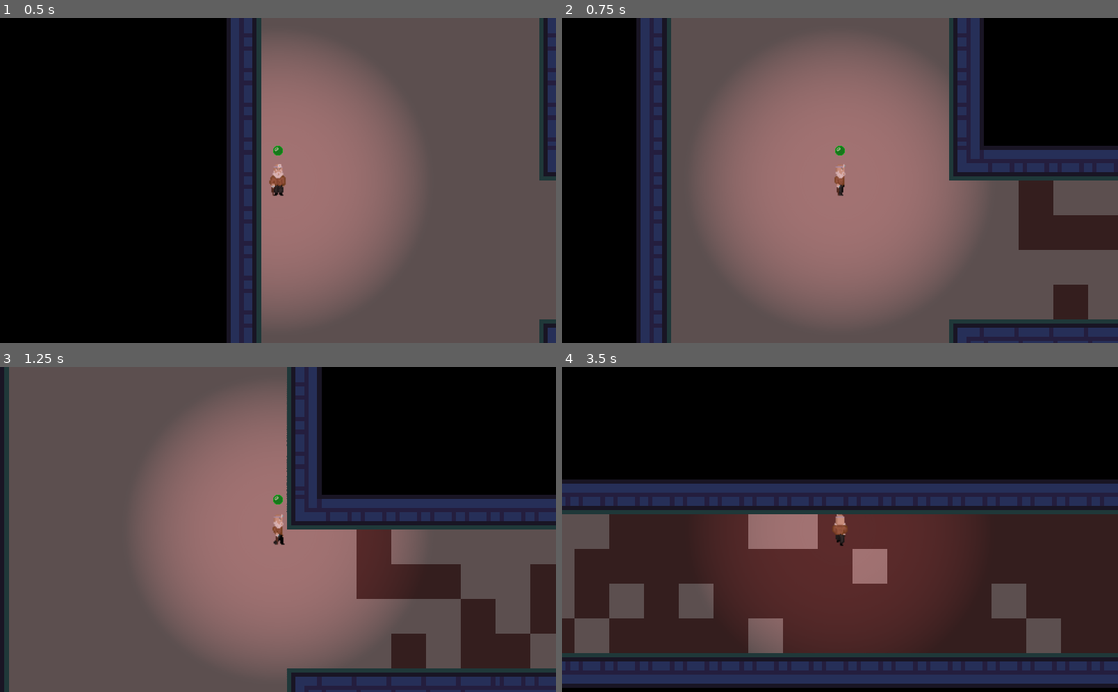
Above: before the commit, frames 1-4 (two rows, left to right).
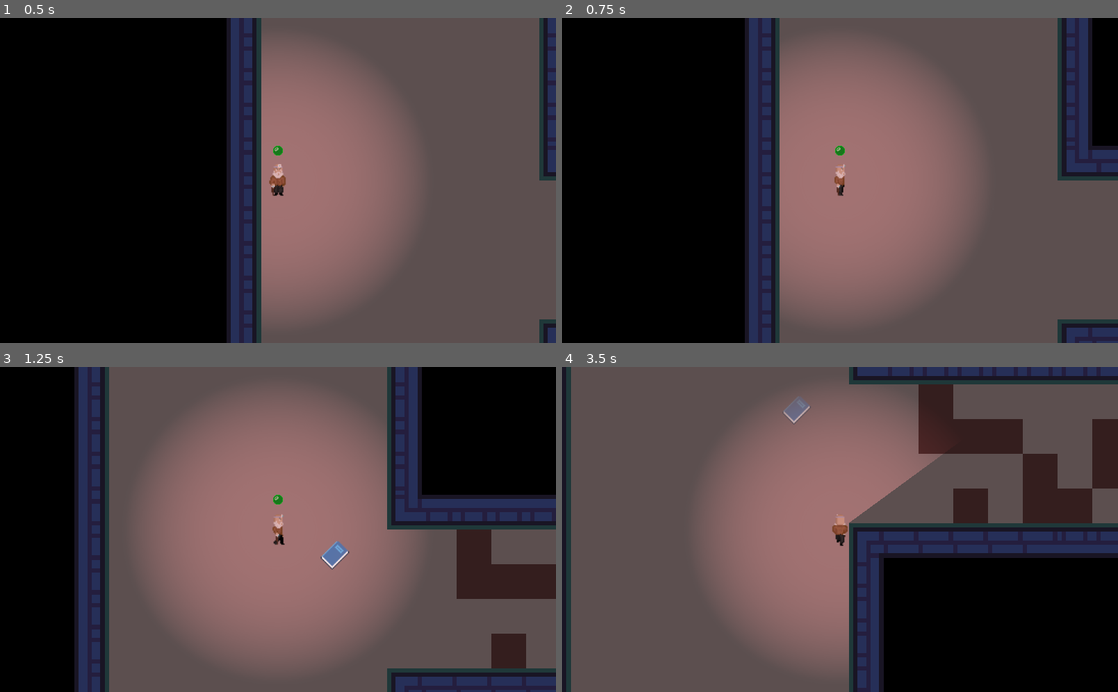
Above: after the commit, the same moments.

Repository: jamesw98/exploration_a
Game: Godot game, scene res://src/test_scene.tscn
The game is run twice, just before and just after one commit, with the same random seed, the same clock (stepped at 60 frames per second) and the same inputs.
Inputs:
- Up to frame 1 (0.5 s): no input
- Up to frame 2 (0.75 s): tap Enter at 0.5 s; hold D (move_right) from 0.53 s (still down); tap E (interact) at 0.6 s
- Up to frame 3 (1.25 s): keep holding D (move_right)
- Up to frame 4 (3.5 s): release D (move_right) at 1.28 s; hold S (move_down) 1.28-2.03 s; tap Shift (dash) at 1.35 s; tap E (interact) at 1.55, 2.1, 2.85 s; hold D (move_right) 2.03-2.78 s; hold W (move_up) from 2.78 s (still down)

Frame 1 is identical in both runs. In frame 2, 43% of the frame differs, in the area x 13-100%, y 0-100%; in frame 3, 41%; in frame 4, 94%, in the area x 0-100%, y 0-100%.

Commit message:
first journal entry opening and closing

Diff:
--- a/src/Player.tscn
+++ b/src/Player.tscn
@@ -1,236 +1,237 @@
-[gd_scene load_steps=44 format=2]
+[gd_scene load_steps=45 format=2]
 
 [ext_resource path="res://assets/player.png" type="Texture" id=1]
 [ext_resource path="res://assets/LightSprite.png" type="Texture" id=2]
 [ext_resource path="res://src/scripts/Player.gd" type="Script" id=3]
 [ext_resource path="res://assets/dash.png" type="Texture" id=4]
 [ext_resource path="res://assets/player/stage_one.png" type="Texture" id=5]
+[ext_resource path="res://assets/pages/j1.png" type="Texture" id=6]
 
 [sub_resource type="AtlasTexture" id=1]
 flags = 4
 atlas = ExtResource( 5 )
+region = Rect2( 0, 128, 32, 32 )
+
+[sub_resource type="AtlasTexture" id=2]
+flags = 4
+atlas = ExtResource( 5 )
+region = Rect2( 32, 128, 32, 32 )
+
+[sub_resource type="AtlasTexture" id=3]
+flags = 4
+atlas = ExtResource( 5 )
+region = Rect2( 64, 128, 32, 32 )
+
+[sub_resource type="AtlasTexture" id=4]
+flags = 4
+atlas = ExtResource( 5 )
+region = Rect2( 96, 128, 32, 32 )
+
+[sub_resource type="AtlasTexture" id=5]
+flags = 4
+atlas = ExtResource( 5 )
+region = Rect2( 0, 256, 32, 32 )
+
+[sub_resource type="AtlasTexture" id=6]
+flags = 4
+atlas = ExtResource( 5 )
+region = Rect2( 32, 256, 32, 32 )
+
+[sub_resource type="AtlasTexture" id=7]
+flags = 4
+atlas = ExtResource( 5 )
+region = Rect2( 64, 256, 32, 32 )
+
+[sub_resource type="AtlasTexture" id=8]
+flags = 4
+atlas = ExtResource( 5 )
+region = Rect2( 96, 256, 32, 32 )
+
+[sub_resource type="AtlasTexture" id=9]
+flags = 4
+atlas = ExtResource( 5 )
+region = Rect2( 0, 192, 32, 32 )
+
+[sub_resource type="AtlasTexture" id=10]
+flags = 4
+atlas = ExtResource( 5 )
+region = Rect2( 32, 192, 32, 32 )
+
+[sub_resource type="AtlasTexture" id=11]
+flags = 4
+atlas = ExtResource( 5 )
+region = Rect2( 64, 192, 32, 32 )
+
+[sub_resource type="AtlasTexture" id=12]
+flags = 4
+atlas = ExtResource( 5 )
+region = Rect2( 96, 192, 32, 32 )
+
+[sub_resource type="AtlasTexture" id=13]
+flags = 4
+atlas = ExtResource( 5 )
+region = Rect2( 0, 0, 32, 32 )
+
+[sub_resource type="AtlasTexture" id=14]
+flags = 4
+atlas = ExtResource( 5 )
+region = Rect2( 32, 0, 32, 32 )
+
+[sub_resource type="AtlasTexture" id=15]
+flags = 4
+atlas = ExtResource( 5 )
+region = Rect2( 64, 0, 32, 32 )
+
+[sub_resource type="AtlasTexture" id=16]
+flags = 4
+atlas = ExtResource( 5 )
+region = Rect2( 96, 0, 32, 32 )
+
+[sub_resource type="AtlasTexture" id=17]
+flags = 4
+atlas = ExtResource( 5 )
+region = Rect2( 0, 160, 32, 32 )
+
+[sub_resource type="AtlasTexture" id=18]
+flags = 4
+atlas = ExtResource( 5 )
+region = Rect2( 32, 160, 32, 32 )
+
+[sub_resource type="AtlasTexture" id=19]
+flags = 4
+atlas = ExtResource( 5 )
+region = Rect2( 64, 160, 32, 32 )
+
+[sub_resource type="AtlasTexture" id=20]
+flags = 4
+atlas = ExtResource( 5 )
+region = Rect2( 96, 160, 32, 32 )
+
+[sub_resource type="AtlasTexture" id=21]
+flags = 4
+atlas = ExtResource( 5 )
+region = Rect2( 0, 96, 32, 32 )
+
+[sub_resource type="AtlasTexture" id=22]
+flags = 4
+atlas = ExtResource( 5 )
+region = Rect2( 32, 96, 32, 32 )
+
+[sub_resource type="AtlasTexture" id=23]
+flags = 4
+atlas = ExtResource( 5 )
+region = Rect2( 64, 96, 32, 32 )
+
+[sub_resource type="AtlasTexture" id=24]
+flags = 4
+atlas = ExtResource( 5 )
+region = Rect2( 96, 96, 32, 32 )
+
+[sub_resource type="AtlasTexture" id=25]
+flags = 4
+atlas = ExtResource( 5 )
+region = Rect2( 0, 224, 32, 32 )
+
+[sub_resource type="AtlasTexture" id=26]
+flags = 4
+atlas = ExtResource( 5 )
+region = Rect2( 32, 224, 32, 32 )
+
+[sub_resource type="AtlasTexture" id=27]
+flags = 4
+atlas = ExtResource( 5 )
+region = Rect2( 64, 224, 32, 32 )
+
+[sub_resource type="AtlasTexture" id=28]
+flags = 4
+atlas = ExtResource( 5 )
+region = Rect2( 96, 224, 32, 32 )
+
+[sub_resource type="AtlasTexture" id=29]
+flags = 4
+atlas = ExtResource( 5 )
+region = Rect2( 0, 64, 32, 32 )
+
+[sub_resource type="AtlasTexture" id=30]
+flags = 4
+atlas = ExtResource( 5 )
+region = Rect2( 32, 64, 32, 32 )
+
+[sub_resource type="AtlasTexture" id=31]
+flags = 4
+atlas = ExtResource( 5 )
+region = Rect2( 64, 64, 32, 32 )
+
+[sub_resource type="AtlasTexture" id=32]
+flags = 4
+atlas = ExtResource( 5 )
+region = Rect2( 96, 64, 32, 32 )
+
+[sub_resource type="AtlasTexture" id=33]
+flags = 4
+atlas = ExtResource( 5 )
 region = Rect2( 0, 32, 32, 32 )
 
-[sub_resource type="AtlasTexture" id=2]
+[sub_resource type="AtlasTexture" id=34]
 flags = 4
 atlas = ExtResource( 5 )
 region = Rect2( 32, 32, 32, 32 )
 
-[sub_resource type="AtlasTexture" id=3]
+[sub_resource type="AtlasTexture" id=35]
 flags = 4
 atlas = ExtResource( 5 )
 region = Rect2( 64, 32, 32, 32 )
 
-[sub_resource type="AtlasTexture" id=4]
+[sub_resource type="AtlasTexture" id=36]
 flags = 4
 atlas = ExtResource( 5 )
 region = Rect2( 96, 32, 32, 32 )
-
-[sub_resource type="AtlasTexture" id=5]
-flags = 4
-atlas = ExtResource( 5 )
-region = Rect2( 0, 256, 32, 32 )
-
-[sub_resource type="AtlasTexture" id=6]
-flags = 4
-atlas = ExtResource( 5 )
-region = Rect2( 32, 256, 32, 32 )
-
-[sub_resource type="AtlasTexture" id=7]
-flags = 4
-atlas = ExtResource( 5 )
-region = Rect2( 64, 256, 32, 32 )
-
-[sub_resource type="AtlasTexture" id=8]
-flags = 4
-atlas = ExtResource( 5 )
-region = Rect2( 96, 256, 32, 32 )
-
-[sub_resource type="AtlasTexture" id=9]
-flags = 4
-atlas = ExtResource( 5 )
-region = Rect2( 0, 192, 32, 32 )
-
-[sub_resource type="AtlasTexture" id=10]
-flags = 4
-atlas = ExtResource( 5 )
-region = Rect2( 32, 192, 32, 32 )
-
-[sub_resource type="AtlasTexture" id=11]
-flags = 4
-atlas = ExtResource( 5 )
-region = Rect2( 64, 192, 32, 32 )
-
-[sub_resource type="AtlasTexture" id=12]
-flags = 4
-atlas = ExtResource( 5 )
-region = Rect2( 96, 192, 32, 32 )
-
-[sub_resource type="AtlasTexture" id=13]
-flags = 4
-atlas = ExtResource( 5 )
-region = Rect2( 0, 0, 32, 32 )
-
-[sub_resource type="AtlasTexture" id=14]
-flags = 4
-atlas = ExtResource( 5 )
-region = Rect2( 32, 0, 32, 32 )
-
-[sub_resource type="AtlasTexture" id=15]
-flags = 4
-atlas = ExtResource( 5 )
-region = Rect2( 64, 0, 32, 32 )
-
-[sub_resource type="AtlasTexture" id=16]
-flags = 4
-atlas = ExtResource( 5 )
-region = Rect2( 96, 0, 32, 32 )
-
-[sub_resource type="AtlasTexture" id=17]
-flags = 4
-atlas = ExtResource( 5 )
-region = Rect2( 0, 160, 32, 32 )
-
-[sub_resource type="AtlasTexture" id=18]
-flags = 4
-atlas = ExtResource( 5 )
-region = Rect2( 32, 160, 32, 32 )
-
-[sub_resource type="AtlasTexture" id=19]
-flags = 4
-atlas = ExtResource( 5 )
-region = Rect2( 64, 160, 32, 32 )
-
-[sub_resource type="AtlasTexture" id=20]
-flags = 4
-atlas = ExtResource( 5 )
-region = Rect2( 96, 160, 32, 32 )
-
-[sub_resource type="AtlasTexture" id=21]
-flags = 4
-atlas = ExtResource( 5 )
-region = Rect2( 0, 96, 32, 32 )
-
-[sub_resource type="AtlasTexture" id=22]
-flags = 4
-atlas = ExtResource( 5 )
-region = Rect2( 32, 96, 32, 32 )
-
-[sub_resource type="AtlasTexture" id=23]
-flags = 4
-atlas = ExtResource( 5 )
-region = Rect2( 64, 96, 32, 32 )
-
-[sub_resource type="AtlasTexture" id=24]
-flags = 4
-atlas = ExtResource( 5 )
-region = Rect2( 96, 96, 32, 32 )
-
-[sub_resource type="AtlasTexture" id=25]
-flags = 4
-atlas = ExtResource( 5 )
-region = Rect2( 0, 224, 32, 32 )
-
-[sub_resource type="AtlasTexture" id=26]
-flags = 4
-atlas = ExtResource( 5 )
-region = Rect2( 32, 224, 32, 32 )
-
-[sub_resource type="AtlasTexture" id=27]
-flags = 4
-atlas = ExtResource( 5 )
-region = Rect2( 64, 224, 32, 32 )
-
-[sub_resource type="AtlasTexture" id=28]
-flags = 4
-atlas = ExtResource( 5 )
-region = Rect2( 96, 224, 32, 32 )
-
-[sub_resource type="AtlasTexture" id=29]
-flags = 4
-atlas = ExtResource( 5 )
-region = Rect2( 0, 64, 32, 32 )
-
-[sub_resource type="AtlasTexture" id=30]
-flags = 4
-atlas = ExtResource( 5 )
-region = Rect2( 32, 64, 32, 32 )
-
-[sub_resource type="AtlasTexture" id=31]
-flags = 4
-atlas = ExtResource( 5 )
-region = Rect2( 64, 64, 32, 32 )
-
-[sub_resource type="AtlasTexture" id=32]
-flags = 4
-atlas = ExtResource( 5 )
-region = Rect2( 96, 64, 32, 32 )
-
-[sub_resource type="AtlasTexture" id=33]
-flags = 4
-atlas = ExtResource( 5 )
-region = Rect2( 0, 128, 32, 32 )
-
-[sub_resource type="AtlasTexture" id=34]
-flags = 4
-atlas = ExtResource( 5 )
-region = Rect2( 32, 128, 32, 32 )
-
-[sub_resource type="AtlasTexture" id=35]
-flags = 4
-atlas = ExtResource( 5 )
-region = Rect2( 64, 128, 32, 32 )
-
-[sub_resource type="AtlasTexture" id=36]
-flags = 4
-atlas = ExtResource( 5 )
-region = Rect2( 96, 128, 32, 32 )
 
 [sub_resource type="SpriteFrames" id=37]
 animations = [ {
 "frames": [ SubResource( 1 ), SubResource( 2 ), SubResource( 3 ), SubResource( 4 ) ],
 "loop": true,
+"name": "walk_up",
+"speed": 5.0
+}, {
+"frames": [ SubResource( 5 ), SubResource( 6 ), SubResource( 7 ), SubResource( 8 ) ],
+"loop": true,
+"name": "die",
+"speed": 5.0
+}, {
+"frames": [ SubResource( 9 ), SubResource( 10 ), SubResource( 11 ), SubResource( 12 ) ],
+"loop": true,
+"name": "walk_left",
+"speed": 5.0
+}, {
+"frames": [ SubResource( 13 ), SubResource( 14 ), SubResource( 15 ), SubResource( 16 ) ],
+"loop": true,
+"name": "walk_down",
+"speed": 5.0
+}, {
+"frames": [ SubResource( 17 ), SubResource( 18 ), SubResource( 19 ), SubResource( 20 ) ],
+"loop": true,
+"name": "walk_diag_up_left",
+"speed": 5.0
+}, {
+"frames": [ SubResource( 21 ), SubResource( 22 ), SubResource( 23 ), SubResource( 24 ) ],
+"loop": true,
+"name": "walk_diag_up_right",
+"speed": 5.0
+}, {
+"frames": [ SubResource( 25 ), SubResource( 26 ), SubResource( 27 ), SubResource( 28 ) ],
+"loop": true,
+"name": "walk_diag_down_left",
+"speed": 5.0
+}, {
+"frames": [ SubResource( 29 ), SubResource( 30 ), SubResource( 31 ), SubResource( 32 ) ],
+"loop": true,
+"name": "walk_right",
+"speed": 5.0
+}, {
+"frames": [ SubResource( 33 ), SubResource( 34 ), SubResource( 35 ), SubResource( 36 ) ],
+"loop": true,
 "name": "walk_diag_down_right",
-"speed": 5.0
-}, {
-"frames": [ SubResource( 5 ), SubResource( 6 ), SubResource( 7 ), SubResource( 8 ) ],
-"loop": true,
-"name": "die",
-"speed": 5.0
-}, {
-"frames": [ SubResource( 9 ), SubResource( 10 ), SubResource( 11 ), SubResource( 12 ) ],
-"loop": true,
-"name": "walk_left",
-"speed": 5.0
-}, {
-"frames": [ SubResource( 13 ), SubResource( 14 ), SubResource( 15 ), SubResource( 16 ) ],
-"loop": true,
-"name": "walk_down",
-"speed": 5.0
-}, {
-"frames": [ SubResource( 17 ), SubResource( 18 ), SubResource( 19 ), SubResource( 20 ) ],
-"loop": true,
-"name": "walk_diag_up_left",
-"speed": 5.0
-}, {
-"frames": [ SubResource( 21 ), SubResource( 22 ), SubResource( 23 ), SubResource( 24 ) ],
-"loop": true,
-"name": "walk_diag_up_right",
-"speed": 5.0
-}, {
-"frames": [ SubResource( 25 ), SubResource( 26 ), SubResource( 27 ), SubResource( 28 ) ],
-"loop": true,
-"name": "walk_diag_down_left",
-"speed": 5.0
-}, {
-"frames": [ SubResource( 29 ), SubResource( 30 ), SubResource( 31 ), SubResource( 32 ) ],
-"loop": true,
-"name": "walk_right",
-"speed": 5.0
-}, {
-"frames": [ SubResource( 33 ), SubResource( 34 ), SubResource( 35 ), SubResource( 36 ) ],
-"loop": true,
-"name": "walk_up",
 "speed": 5.0
 } ]
 
@@ -269,3 +270,21 @@
 mode = 3
 range_item_cull_mask = 2
 shadow_enabled = true
+
+[node name="j1" type="Sprite" parent="."]
+visible = false
+light_mask = 0
+scale = Vector2( 0.572222, 0.572222 )
+z_index = 100
+texture = ExtResource( 6 )
+
+[node name="close_message" type="RichTextLabel" parent="."]
+visible = false
+margin_left = -40.0
+margin_top = 136.0
+margin_right = 32.0
+margin_bottom = 152.0
+text = "[E] to close"
+__meta__ = {
+"_edit_use_anchors_": false
+}
--- a/src/scripts/Player.gd
+++ b/src/scripts/Player.gd
@@ -19,10 +19,18 @@
 onready var sprite := get_node("player_anim")
 var last_dir := "walk_right"
 
+var current_journal := -1
+var reading := false
+
+var PAGES = ["j1", "j2"]
+
 # runs every frame
 func _physics_process(delta) -> void:
+	var direction = Vector2.ZERO
+
 	# gets the direction the player is moving
-	var direction := calculate_move_direction()
+	if not reading:
+		direction = calculate_move_direction()
 
 	# animate the player sprite
 	animate(direction)
@@ -30,14 +38,14 @@
 	# checks if there is teleportation to be done
 	check_teleport(direction)
 
+	if current_journal > 0:
+		check_journal()
+
 	# if the dash button is pressed, and the player isn't already dashing, start dashing
 	if Input.is_action_just_pressed("dash") and not dashing:
 		disable_dot() # turns off the stamina dot
 		speed = speed * 2 # adjusts movement speed
 		dashing = true
-
-	if (Input.is_action_just_pressed("interact")):
-		global_position.x = global_position.x + 100
 
 	# only dash for a certain period of time
 	if dashing:
@@ -63,9 +71,17 @@
 
 	move_and_slide(direction * speed)
 
+func check_journal():
+	if Input.is_action_just_pressed("interact") and not reading:
+		reading = true
+		show_journal(current_journal)
+	elif Input.is_action_just_pressed("interact") and reading:
+		close_journal(current_journal)
+		reading = false
+
 func check_teleport(direction):
-	#if DEBUG:
-	#	print(global_position)
+	if DEBUG:
+		print(global_position)
 
 	# initial hallway
 	if global_position.x >= 1190 and not first_teleport:
@@ -101,6 +117,14 @@
 		sprite.play("walk_down")
 		sprite.stop()
 
+func show_journal(journal_number):
+	get_node(PAGES[journal_number - 1]).visible = true
+	get_node("close_message").visible = true
+
+func close_journal(journal_number):
+	get_node(PAGES[journal_number - 1]).visible = false
+	get_node("close_message").visible = false
+
 # turns the dash dot off
 func disable_dot():
 	get_node("dash").visible = false
@@ -118,6 +142,8 @@
 
 func _on_journal1_body_entered(body):
 	get_parent().get_node("journal_1/interact").visible = true
+	current_journal = 1
 
 func _on_journal1_body_exited(body):
 	get_parent().get_node("journal_1/interact").visible = false
+	current_journal = 0
--- a/src/test_scene.tscn
+++ b/src/test_scene.tscn
@@ -141,12 +141,14 @@
 
 [node name="journal_1" type="Sprite" parent="."]
 light_mask = 3
-position = Vector2( 320, 1664 )
+position = Vector2( -496, 24 )
 texture = ExtResource( 4 )
 
 [node name="interact" type="Sprite" parent="journal_1"]
 visible = false
+modulate = Color( 0.0980392, 0.101961, 0.101961, 1 )
 position = Vector2( 0, -16 )
+z_index = 1
 texture = ExtResource( 5 )
 
 [node name="journal1" type="Area2D" parent="journal_1"]
@@ -160,6 +162,7 @@
 "player",
 ] instance=ExtResource( 3 )]
 position = Vector2( -688.41, 0 )
+DEBUG = false
 
 [node name="Camera2D" type="Camera2D" parent="Player"]
 current = true
Binary file added: assets/pages/j1.png
Not shown, added: assets/pages/j1.png.import
Binary file added: assets/pages/j2.png
Not shown, added: assets/pages/j2.png.import
